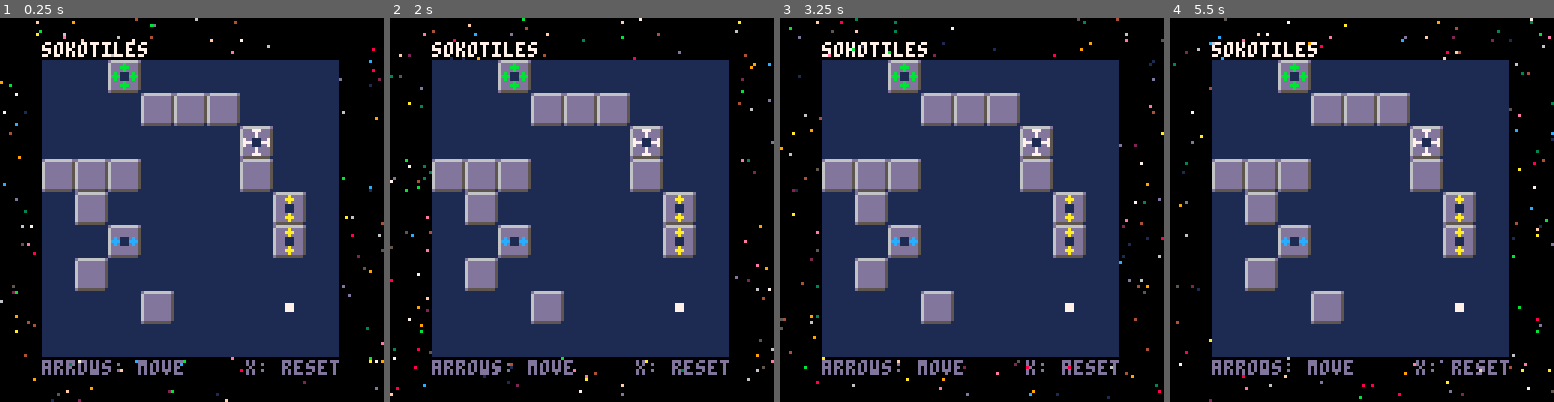
Above: before the commit, frames 1-4 (left to right).
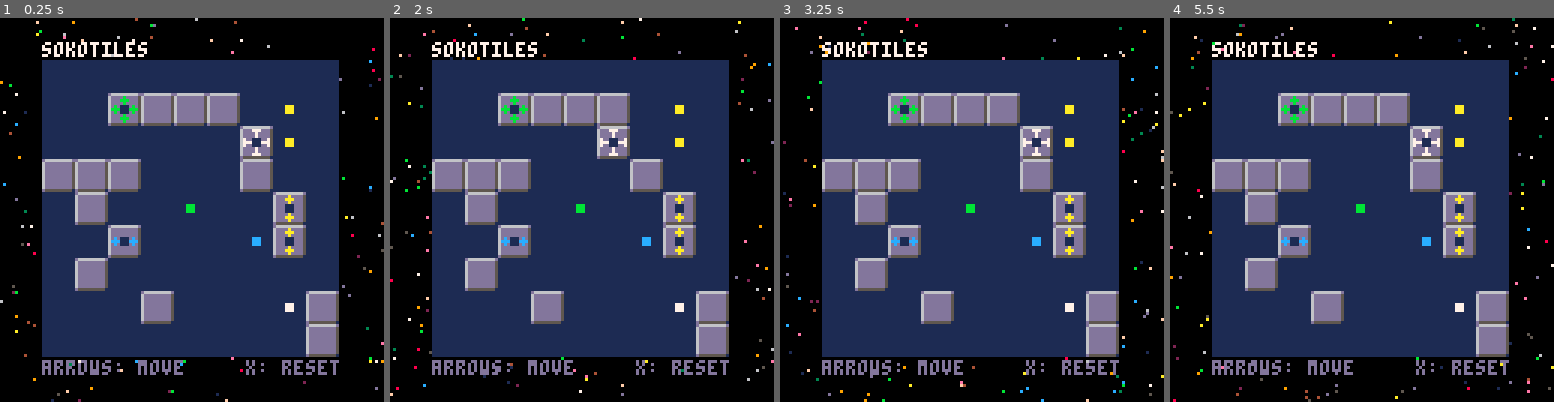
Above: after the commit, the same moments.

Repository: schoblaska/pico-8
Game: PICO-8 cartridge src/sokotiles.p8
Same seed, same stepped clock (60 frames per second), same inputs: the game is played once before the commit and once after it.
Inputs:
- Up to frame 1 (0.25 s): no input
- Up to frame 2 (2 s): tap X (X key) at 1.07 s; hold Left from 1.97 s (still down)
- Up to frame 3 (3.25 s): tap X (X key) every 0.33 s from 2.07 to 3.07 s; release Left at 2.37 s; hold Down 2.42-2.82 s; hold Right from 2.87 s (still down)
- Up to frame 4 (5.5 s): tap X (X key) every 0.33 s from 3.4 to 5.4 s; release Right at 3.53 s; hold Up 3.58-4.08 s; hold Right 4.13-4.53 s; hold Down 4.58-5.08 s; hold Left from 5.13 s (still down)

The runs differ from the first frame. In frame 1, 3.0% of the frame differs, in the area x 28-89%, y 10-89%; in frame 2, 4.4%; in frame 3, 4.4%; in frame 4, 4.4%.

Commit message:
movement and a more interesting puzzle

Diff:
--- a/src/sokotiles.p8
+++ b/src/sokotiles.p8
@@ -23,26 +23,26 @@
 
   board = {
     { "e", "e", "e", "e", "e", "e", "e", "e", "e" },
+    { "e", "e", "e", "e", "e", "e", "e", "y", "e" },
+    { "e", "e", "e", "e", "e", "e", "e", "y", "e" },
     { "e", "e", "e", "e", "e", "e", "e", "e", "e" },
-    { "e", "e", "e", "e", "e", "e", "e", "e", "e" },
-    { "e", "e", "e", "e", "e", "e", "e", "e", "e" },
-    { "e", "e", "e", "e", "e", "e", "e", "e", "e" },
-    { "e", "e", "e", "e", "e", "e", "e", "e", "e" },
+    { "e", "e", "e", "e", "g", "e", "e", "e", "e" },
+    { "e", "e", "e", "e", "e", "e", "b", "e", "e" },
     { "e", "e", "e", "e", "e", "e", "e", "e", "e" },
     { "e", "e", "e", "e", "e", "e", "e", "w", "e" },
     { "e", "e", "e", "e", "e", "e", "e", "e", "e" }
   }
 
   pieces = {
-    { ".", ".", "G", ".", ".", ".", ".", ".", "." },
-    { ".", ".", ".", "E", "E", "E", ".", ".", "." },
+    { ".", ".", ".", ".", ".", ".", ".", ".", "." },
+    { ".", ".", "G", "E", "E", "E", ".", ".", "." },
     { ".", ".", ".", ".", ".", ".", "W", ".", "." },
     { "E", "E", "E", ".", ".", ".", "E", ".", "." },
     { ".", "E", ".", ".", ".", ".", ".", "Y", "." },
     { ".", ".", "B", ".", ".", ".", ".", "Y", "." },
     { ".", "E", ".", ".", ".", ".", ".", ".", "." },
-    { ".", ".", ".", "E", ".", ".", ".", ".", "." },
-    { ".", ".", ".", ".", ".", ".", ".", ".", "." }
+    { ".", ".", ".", "E", ".", ".", ".", ".", "E" },
+    { ".", ".", ".", ".", ".", ".", ".", ".", "E" }
   }
 
   cls()
@@ -109,14 +109,37 @@
   local target_x = x + dx
   local target_y = y + dy
 
+  if able_to_move(x, y, dx, dy) then
+    move_piece(x, y, target_x, target_y)
+    return true
+  else
+    return false
+  end
+end
+
+function able_to_move(x, y, dx, dy)
+  local target_x = x + dx
+  local target_y = y + dy
+
   if target_x < 1 or target_x > 9 or target_y < 1 or target_y > 9 then
     return false
   end
 
+  local piece = pieces[y][x]
   local target_piece = pieces[target_y][target_x]
 
-  if target_piece == "." then
-    move_piece(x, y, target_x, target_y)
+  if piece == "E" then
+    return false
+  elseif piece == "Y" then
+    return dx == 0 and (target_piece == "." or move_if_able(target_x, target_y, dx, dy))
+  elseif piece == "B" then
+    return dy == 0 and (target_piece == "." or move_if_able(target_x, target_y, dx, dy))
+  elseif target_piece == "." then
+    return true
+  elseif move_if_able(target_x, target_y, dx, dy) then
+    return true
+  else
+    return false
   end
 end
 
